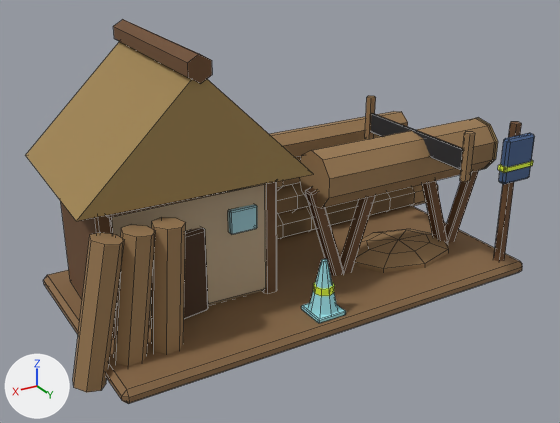
Renders of the FBX model client/CultOfComfort.Unity/Assets/Resources/Art/Models/woodcutter_l2.fbx from each side of a commit.
Rendered twice from a 50 mm camera at (1.605, 2.609, 1.644) aimed at (0.064, 0.041, 0.36). Every picture has the same lights, and +X, +Y and +Z are marked at lower left. The older version comes first. Mesh edges are drawn as thin lines. Where no turn or scale is listed for an object, it has been applied to the vertices.

The older version as bpy lines, for what is in view:
```python
me_building = bpy.data.meshes.new('Building')
me_building.from_pydata(...)  # 692 vertices, 623 faces; spans x -1.09..1.06, y -0.52..0.5, z -0.01..1.11
me_building.materials.append(mat_palette)  # picture img_palette_png
ob_building = bpy.data.objects.new('Building', me_building)
ob_building.location = (0.0, 0.0, 0.0)
```
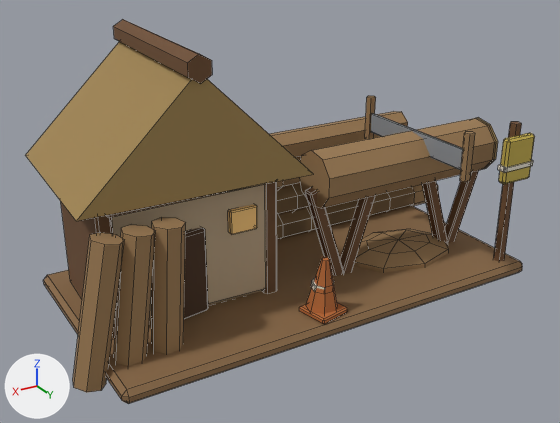
What the commit changed:
me_building is used by ob_building; location (0.0, 0.0, 0.0).
me_building had 692 vertices, 623 faces and spanned x -1.09..1.06, y -0.52..0.5, z -0.01..1.11.
me_building now has 688 vertices, 621 faces and spans x -1.09..1.06, y -0.52..0.5, z -0.01..1.11.
Part 1, on me_building:
7 vertices are removed from x 0.05..0.12, y 0.36..0.44, z 0.07..0.29.
14 faces are deleted.
3 vertices in x 0.04..0.15, y 0.34..0.44, z 0.06..0.29 move by (0.01, 0.01, 0.01).
3 vertices in x 0.02, y 0.46..0.47, z 0.06..0.08 move by (-0.02, -0.01, 0.0).
3 vertices in x 0.02, y 0.46..0.47, z 0.06..0.08 move by (-0.02, -0.01, 0.01).
3 vertices in x 0.02..0.07, y 0.39..0.41, z 0.07..0.29 move by (0.0, 0.01, 0.01).
37 vertices move from x 0.02..0.15, y 0.34..0.47, z 0.06..0.29 to x 0.02..0.16, y 0.32..0.48, z 0.06..0.3.
3 vertices are added at (0.08, 0.35, 0.17), (0.08, 0.35, 0.2), (0.06, 0.43, 0.16).
12 new faces join them.
me_building part 2: 609 kept faces spanning x -1.09..1.06, y -0.52..0.5, z -0.01..1.11 get new texture (UV) coordinates.

Pixel boxes (x1, y1, x2, y2) of what changed, in the pictures (560 x 423 px; the box of a moved part takes in the faces that stretch with it):
part 1 of me_building, moved or reshaped: before (301, 259, 346, 323); after (299, 257, 347, 324)
part 2 of me_building, surface changed: (225, 110, 534, 328) in both
